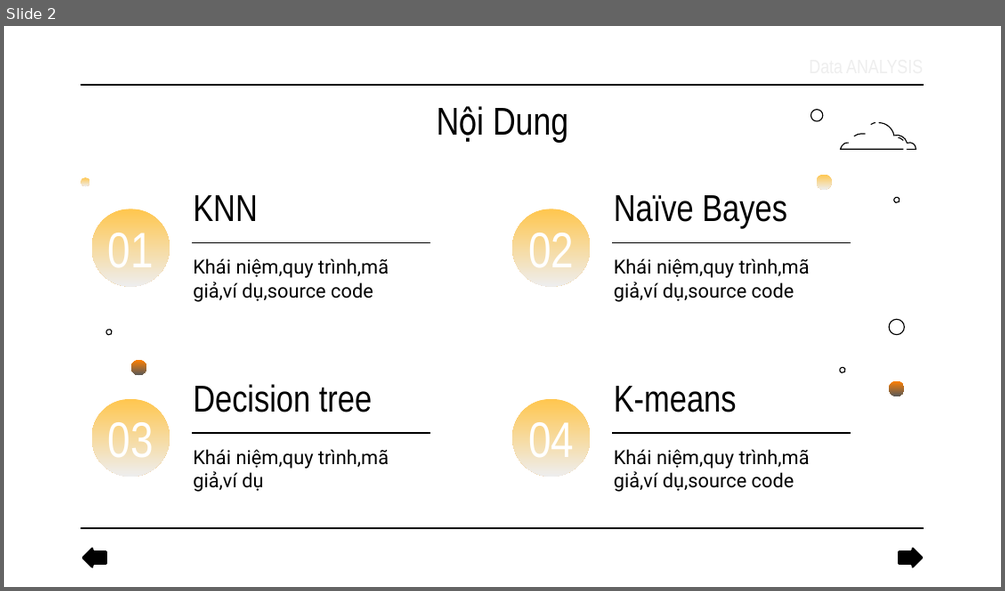
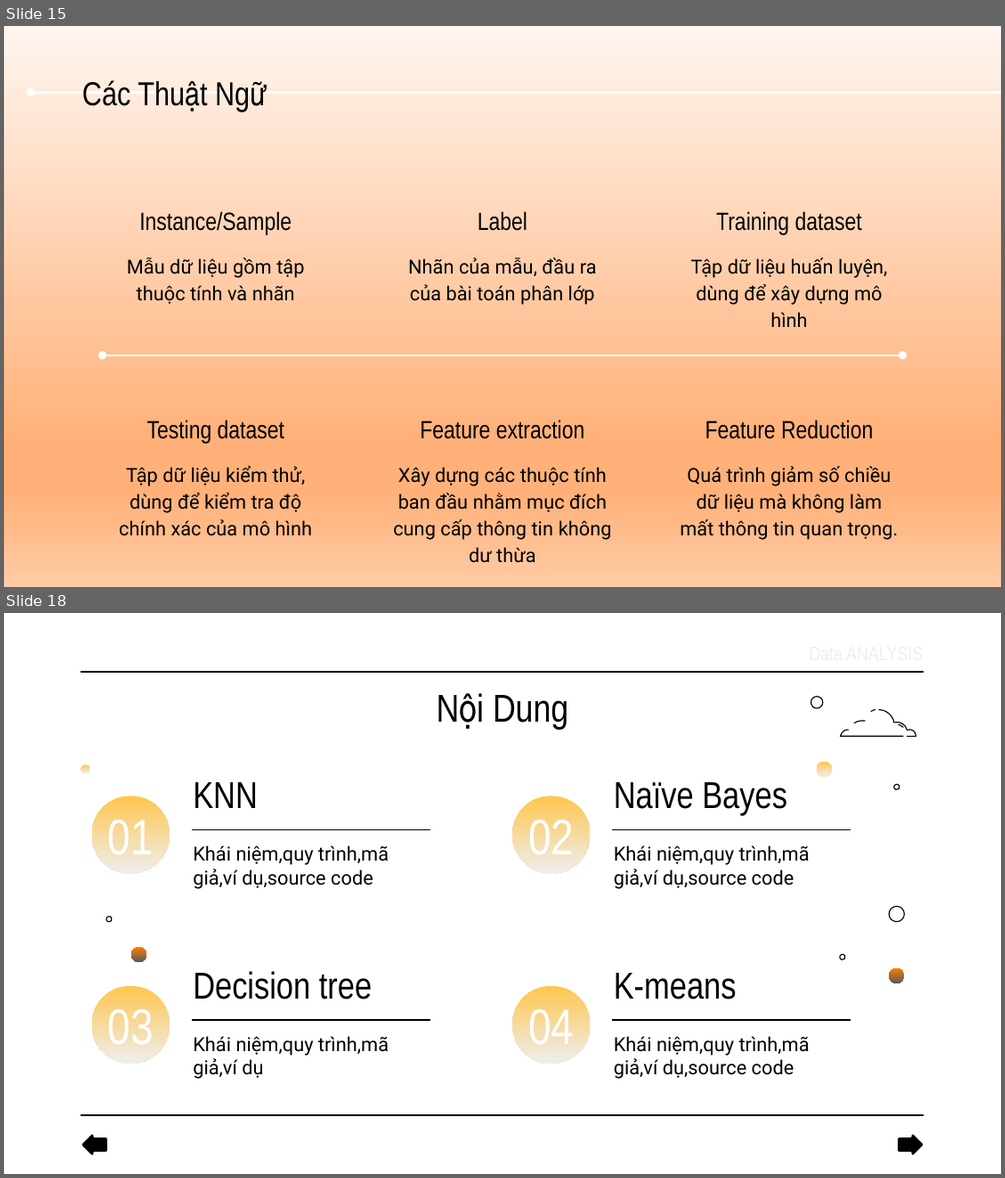
Before and after one commit to PQT1679/DataMining, a slide deck: PowerPoint_Word/Phan Quang Thắng_19CNTTD.pptx. Shown one above the other, each under a label of ours: slide 2 before the commit, slides 15 and 18 after it; the slides between them are not shown. The pictures are 1005x591 and 1005x1178 pixels, drawn with LibreOffice and Linux fonts; fonts in the diff are those of the drawing. Boxes give left, top, right and bottom in pixels: in the first picture for what was removed or moved away, otherwise in the second. Text is boxed around its words. In the diff, an @@ line names an element or a change of style, - is before the commit and + after.

```diff
--- a/PowerPoint_Word/Phan Quang Thắng_19CNTTD.pptx
+++ b/PowerPoint_Word/Phan Quang Thắng_19CNTTD.pptx
@@ slide 15 added at [4, 26, 1001, 587], background gradient #FFF6F0 to #FFB179 to #FFCBA6 @@
@@ arrow added from (1001, 92) to (31, 92), #FFFFFF 1.5 pt @@
@@ title added at [82, 80, 130, 106], 24 pt, text #000000 @@
+Các Thuật Ngữ
@@ title added at [139, 211, 291, 235], 18 pt, text #000000 @@
+Instance/Sample
@@ title added at [477, 211, 527, 231], 18 pt, text #000000 @@
+Label
@@ title added at [716, 211, 862, 235], 18 pt, text #000000 @@
+Training dataset
@@ text added at [127, 257, 304, 304], 14 pt, text #000000 @@
+Mẫu dữ liệu gồm tập thuộc tính và nhãn
@@ text added at [408, 257, 597, 305], 14 pt, text #000000 @@
+Nhãn của mẫu, đầu ra của bài toán phân lớp
@@ text added at [691, 257, 887, 327], 14 pt, text #000000 @@
+Tập dữ liệu huấn luyện, dùng để xây dựng mô hình
@@ double arrow added from (103, 355) to (902, 355), #FFFFFF 1.5 pt @@
@@ title added at [147, 419, 284, 443], 18 pt, text #000000 @@
+Testing dataset
@@ title added at [420, 419, 584, 439], 18 pt, text #000000 @@
+Feature extraction
@@ title added at [705, 419, 873, 439], 18 pt, text #000000 @@
+Feature Reduction
@@ text added at [119, 465, 312, 536], 14 pt, text #000000 @@
+Tập dữ liệu kiểm thử, dùng để kiểm tra độ chính xác của mô hình
@@ text added at [393, 467, 612, 563], 14 pt, text #000000 @@
+Xây dựng các thuộc tính ban đầu nhằm mục đích cung cấp thông tin không dư thừa
@@ text added at [680, 466, 898, 540], 14 pt, text #000000 @@
+Quá trình giảm số chiều dữ liệu mà không làm mất thông tin quan trọng.
@@ what was slide 2 is now slide 18 @@
```
Also in this commit, not shown: 1 slide changed, 15 other slides added, 33 other files.
